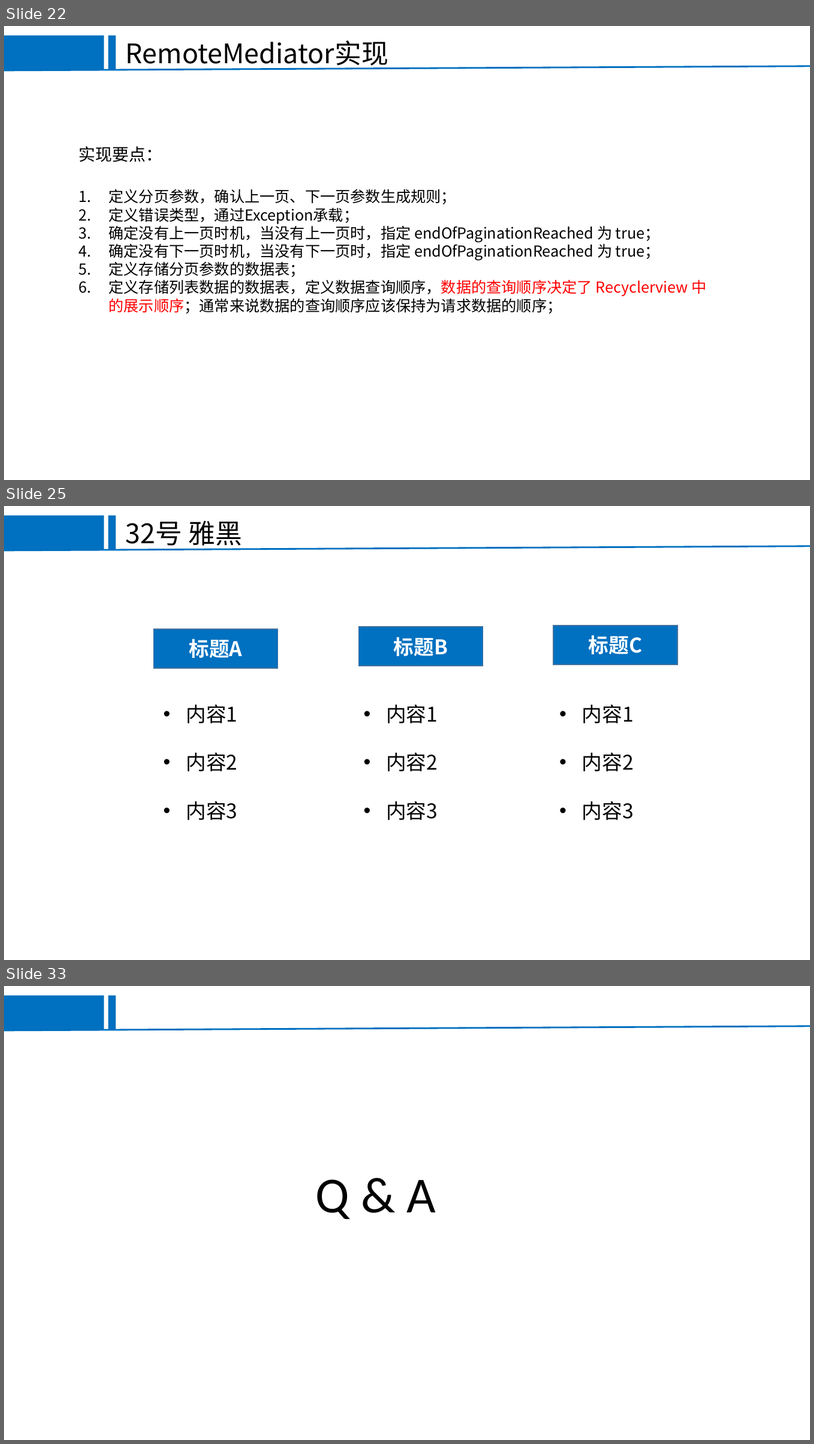
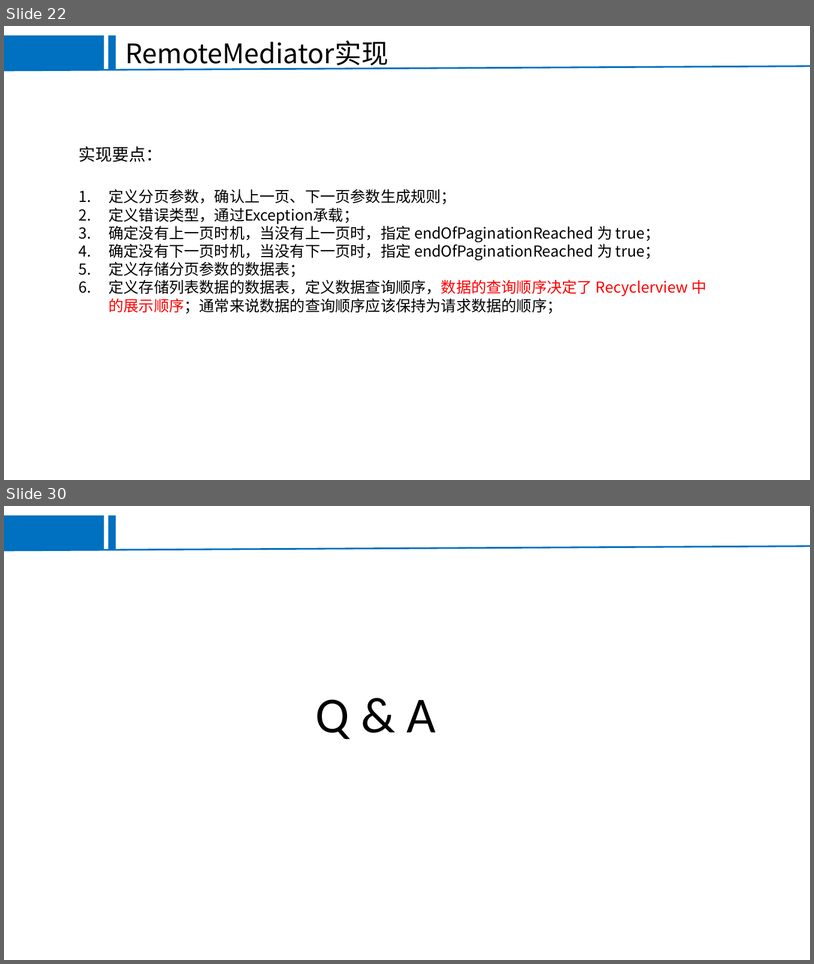
Before and after one commit to EricHyh/KtDemoCollection, a slide deck: paging3demo/Paging.ppt. Shown one above the other, each under a label of ours: slides 22, 25 and 33 before the commit, slides 22 and 30 after it; the slides between them are not shown. The pictures are 814x1444 and 814x964 pixels, drawn with LibreOffice and Linux fonts; fonts in the diff are those of the drawing; background and template pictures are left out. Boxes give left, top, right and bottom in pixels: in the first picture for what was removed or moved away, otherwise in the second. Text is boxed around its words. In the diff, an @@ line names an element or a change of style, - is before the commit and + after.

```diff
--- a/paging3demo/Paging.ppt
+++ b/paging3demo/Paging.ppt
@@ slide 25 removed at (4, 506, 810, 960), background #FFFFFF; not listed: 3 template elements that a slide beside it also shows @@
@@ text removed at (126, 520, 242, 550) @@
-32号 雅黑
@@ rectangle removed at (154, 629, 278, 668) @@
-标题A
@@ rectangle removed at (359, 627, 483, 666) @@
-标题B
@@ rectangle removed at (554, 625, 678, 664) @@
-标题C
@@ text removed at (186, 704, 237, 820) @@
-• 内容1
-• 内容2
-• 内容3
@@ text removed at (386, 704, 438, 820) @@
-• 内容1
-• 内容2
-• 内容3
@@ text removed at (582, 704, 634, 820) @@
-• 内容1
-• 内容2
-• 内容3
@@ what was slide 33 is now slide 30 @@
```
Also in this commit, not shown: 5 slides changed, 6 slides added, 8 other slides removed, 4 other files.
